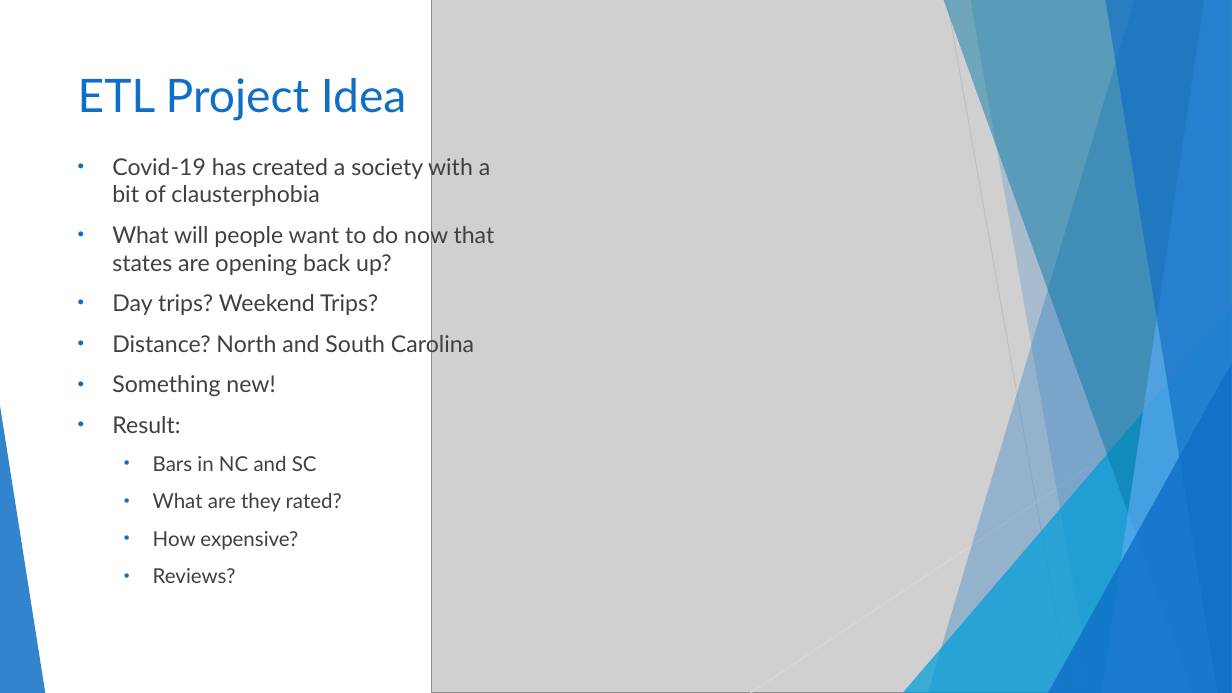
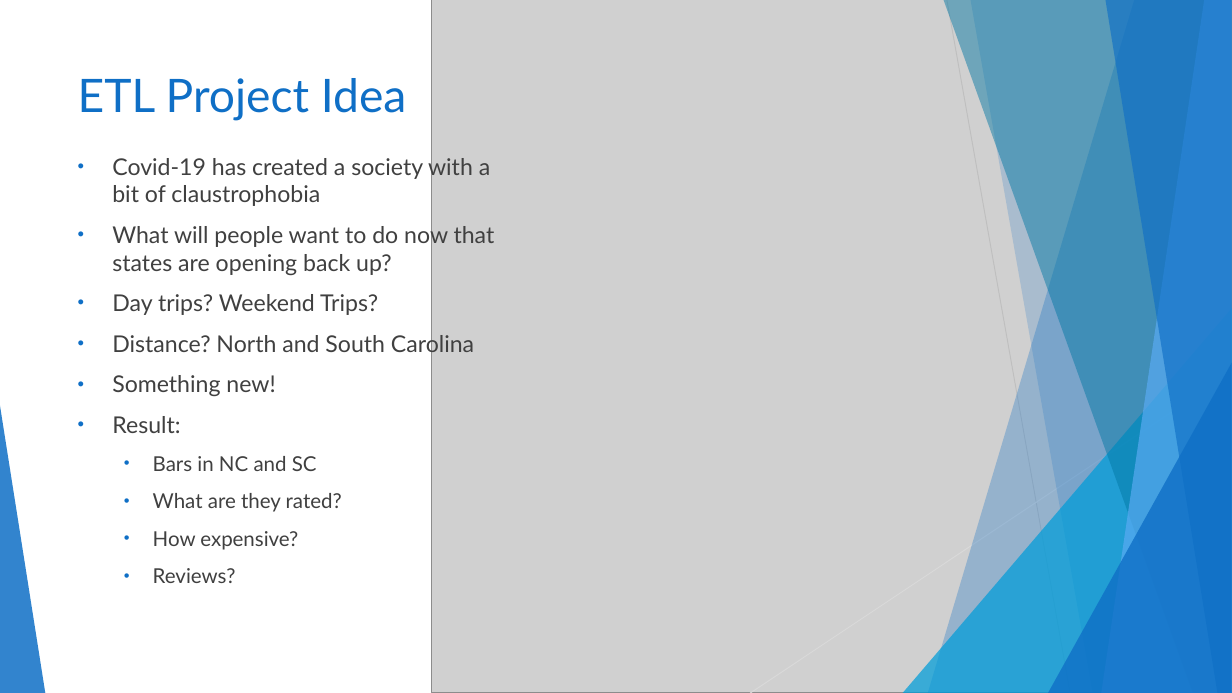
Before and after one commit to melindaeudy/ETL-Project, a slide deck: slide 2 of Carolina Brew.pptx. Drawn at 1232x693 pixels with LibreOffice and Linux fonts; fonts in the diff are those of the drawing; grey boxes stand for pictures. Boxes give left, top, right and bottom in pixels: in the first picture for what was removed or moved away, otherwise in the second. Text is boxed around its words. In the diff, an @@ line names an element or a change of style, - is before the commit and + after.

```diff
--- a/Carolina Brew.pptx
+++ b/Carolina Brew.pptx
@@ text at <box>112,154,490,206</box>: text changed @@
-• Covid-19 has created a society with a bit of clausterphobia
+• Covid-19 has created a society with a bit of claustrophobia
```
Also in this commit, not shown: 1 other file.
